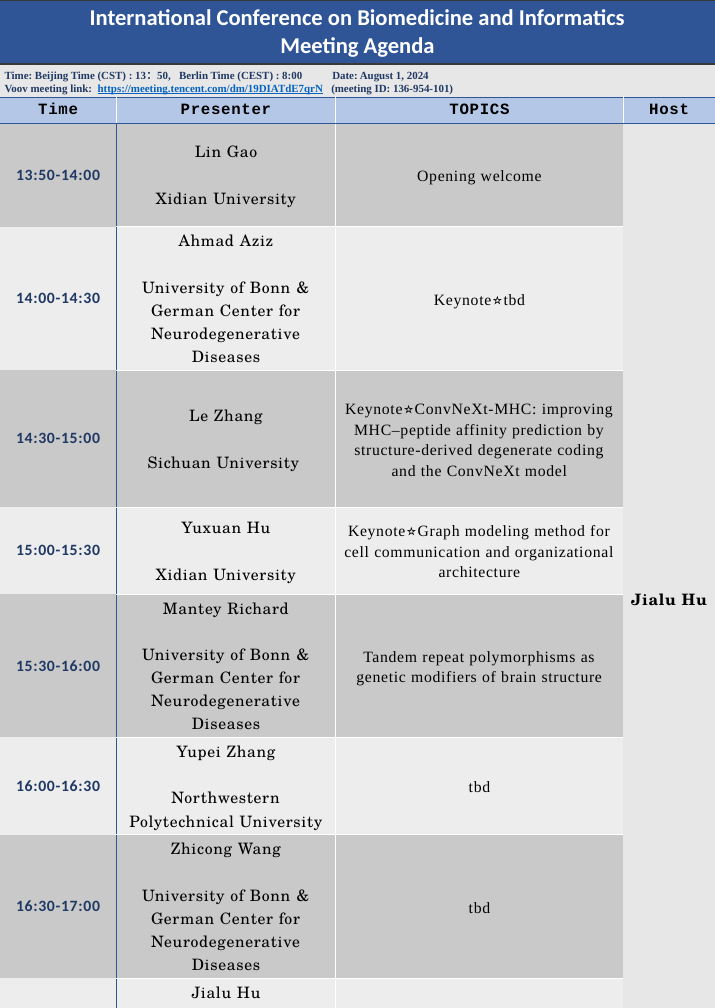
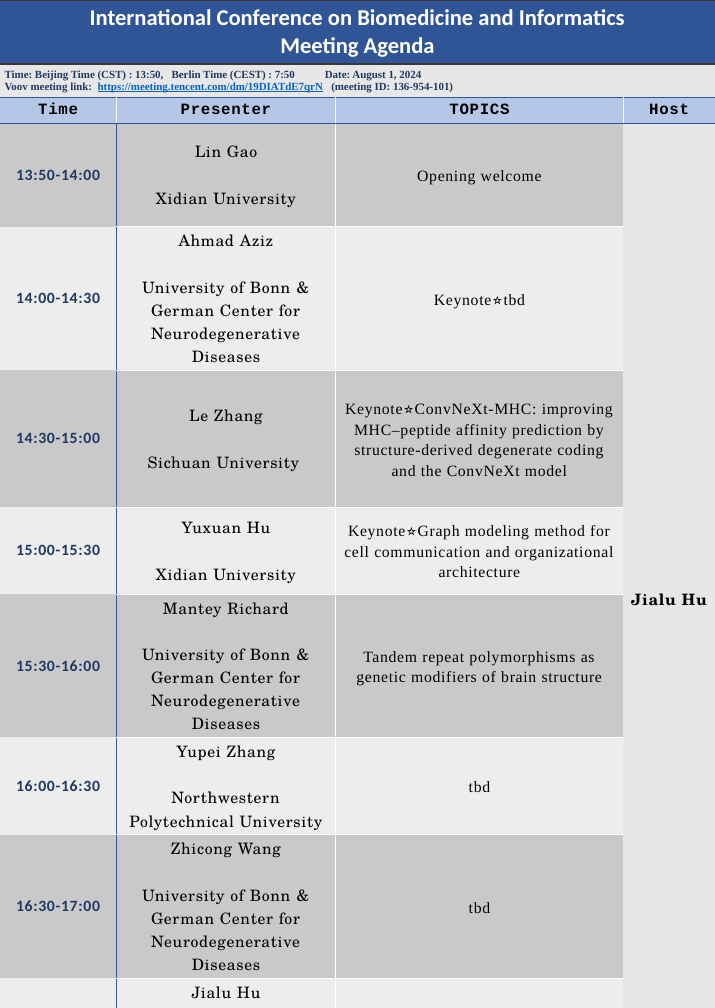
Before and after one commit to Lyycs/ICBI2024, a slide deck: slide 1 of Pictures/test.pptx. Drawn at 715x1008 pixels with LibreOffice and Linux fonts; fonts in the diff are those of the drawing. Boxes give left, top, right and bottom in pixels: in the first picture for what was removed or moved away, otherwise in the second. Text is boxed around its words. In the diff, an @@ line names an element or a change of style, - is before the commit and + after.

```diff
--- a/Pictures/test.pptx
+++ b/Pictures/test.pptx
@@ table at [0, 0, 715, 1008] @@
-row 2, column 1: Time: Beijing Time (CST) : 13：50, Berlin Time (CEST) : 8:00 Date: August 1, 2024 / Voov meeting link: https://meeting.tencent.com/dm/19DIATdE7qrN (meeting ID: 136-954-101)
+row 2, column 1: Time: Beijing Time (CST) : 13:50, Berlin Time (CEST) : 7:50 Date: August 1, 2024 / Voov meeting link: https://meeting.tencent.com/dm/19DIATdE7qrN (meeting ID: 136-954-101)
```
Also in this commit, not shown: 1 other file.
